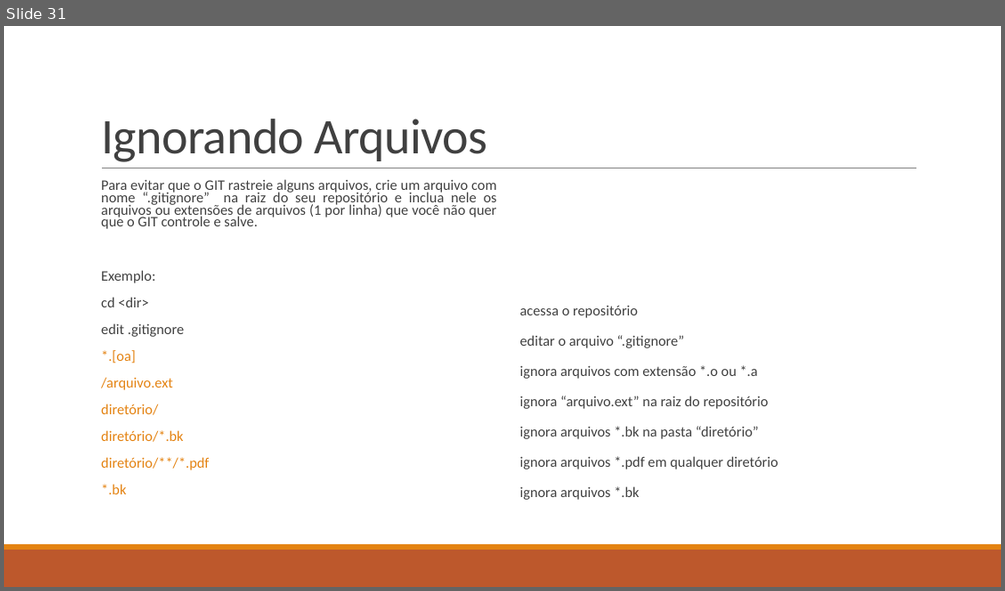
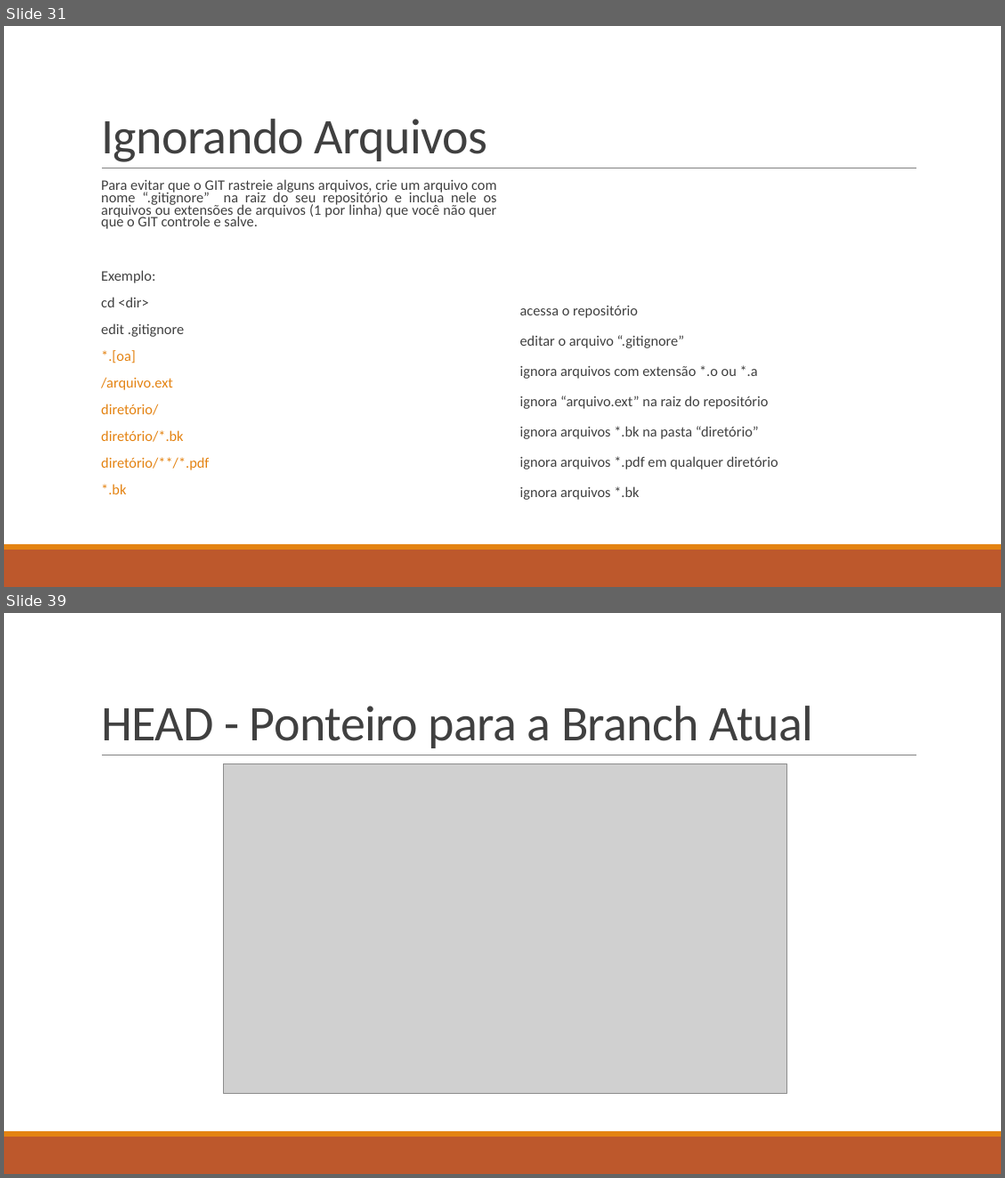
Before and after one commit to ekson73/Docs, a slide deck: Projeto VEK - GIT 4 VEK.pptx. Shown one above the other, each under a label of ours: slide 31 before the commit, slides 31 and 39 after it; the slides between them are not shown. The pictures are 1005x591 and 1005x1178 pixels, drawn with LibreOffice and Linux fonts; fonts in the diff are those of the drawing; grey boxes stand for pictures. Boxes give left, top, right and bottom in pixels: in the first picture for what was removed or moved away, otherwise in the second. Text is boxed around its words. In the diff, an @@ line names an element or a change of style, - is before the commit and + after.

Commit message:
Atualizações no projeto Git.

```diff
--- a/Projeto VEK - GIT 4 VEK.pptx
+++ b/Projeto VEK - GIT 4 VEK.pptx
@@ slide 39 added at (4, 613, 1001, 1174), background #FFFFFF; not listed: 3 template elements that a slide beside it also shows @@
@@ title added at (101, 706, 813, 748), 48 pt, text #404040 @@
+HEAD - Ponteiro para a Branch Atual
@@ picture added at (223, 764, 787, 1093) @@
```
Also in this commit, not shown: 3 slides changed, 18 other slides added, 2 other files.
